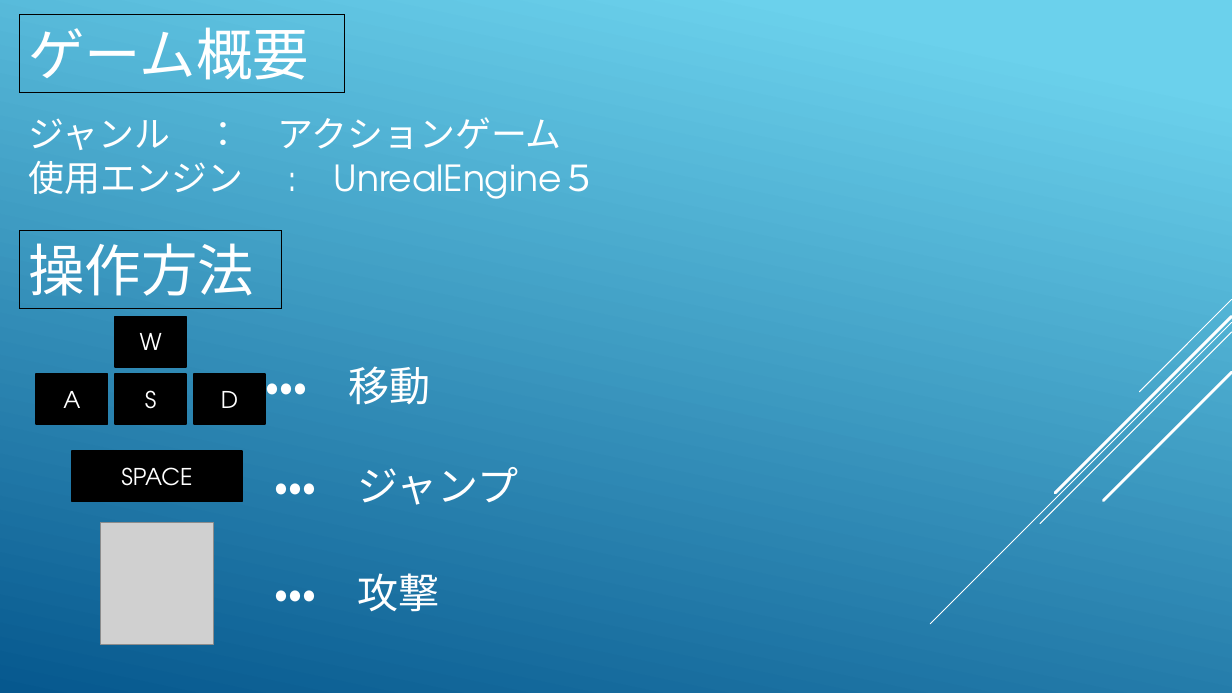
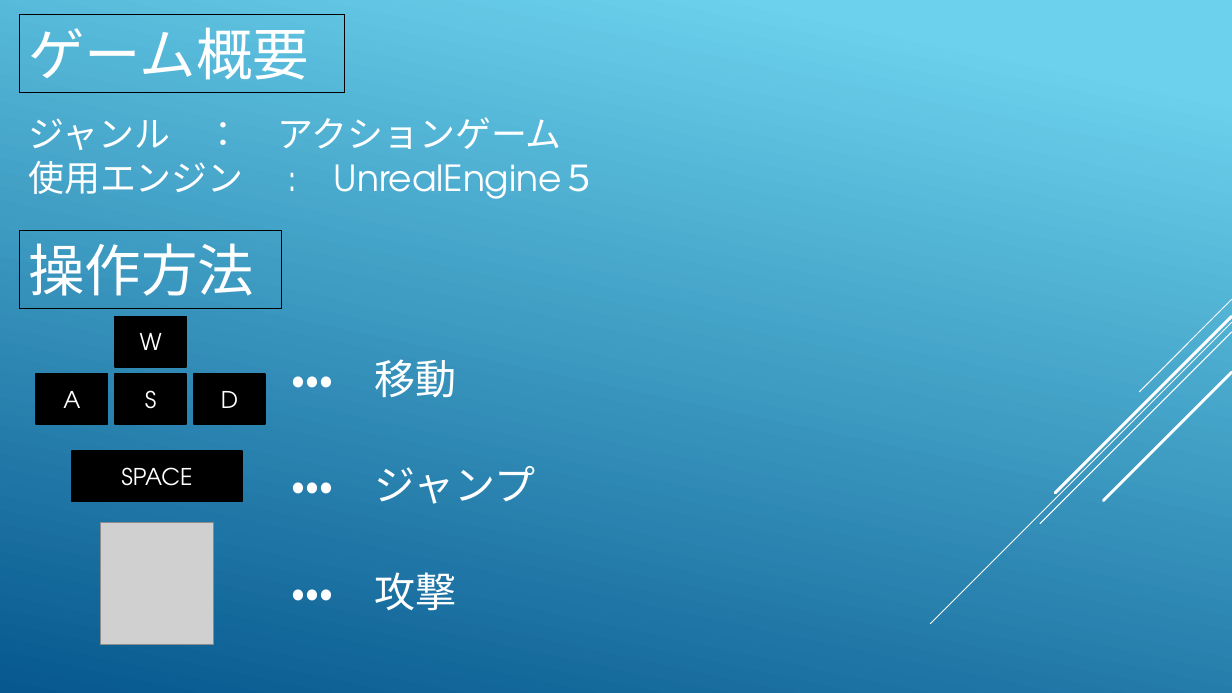
Before and after one commit to KawanoTakumi/2B-Team, a slide deck: slide 2 of Back To Home.pptx. Drawn at 1232x693 pixels with LibreOffice and Linux fonts; fonts in the diff are those of the drawing; grey boxes stand for pictures. Boxes give left, top, right and bottom in pixels: in the first picture for what was removed or moved away, otherwise in the second. Text is boxed around its words. In the diff, an @@ line names an element or a change of style, - is before the commit and + after.

```diff
--- a/Back To Home.pptx
+++ b/Back To Home.pptx
@@ text "・・・ 移動" rewrapped from (x1=265, y1=366, x2=430, y2=412) to (x1=291, y1=359, x2=456, y2=397) @@
@@ text "・・・ ジャンプ" moved from (x1=274, y1=467, x2=518, y2=505) to (x1=291, y1=466, x2=535, y2=504) @@
@@ text "・・・ 攻撃" moved from (x1=274, y1=573, x2=439, y2=612) to (x1=291, y1=572, x2=456, y2=611) @@
```
Also in this commit, not shown: 2 other slides changed, 5 other files.
